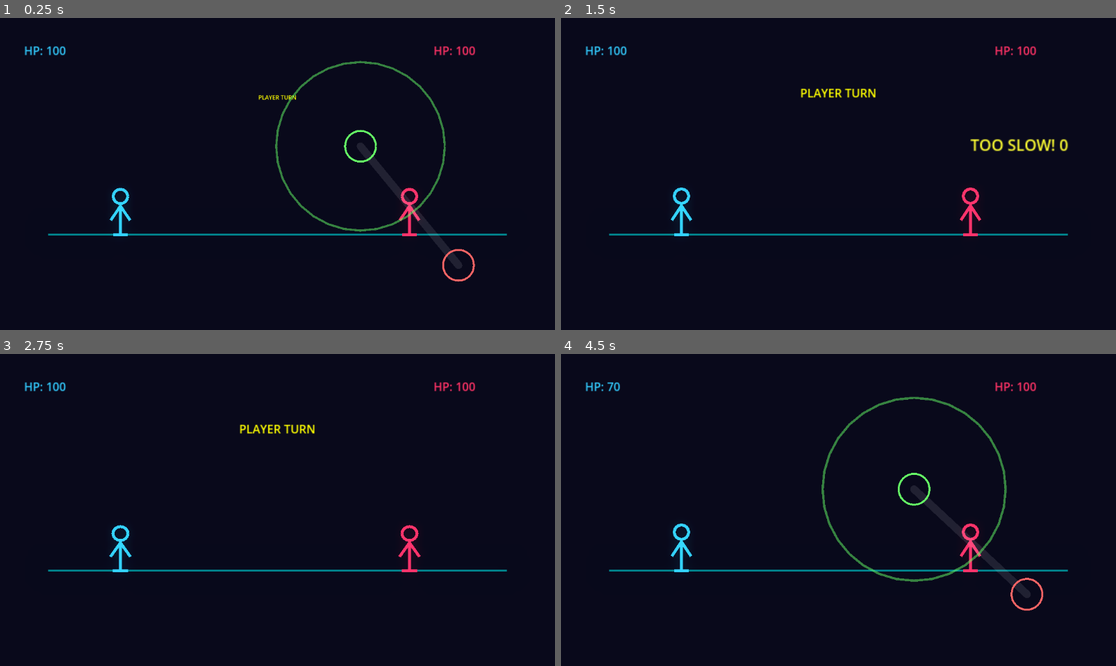
Above: before the commit, frames 1-4 (two rows, left to right).
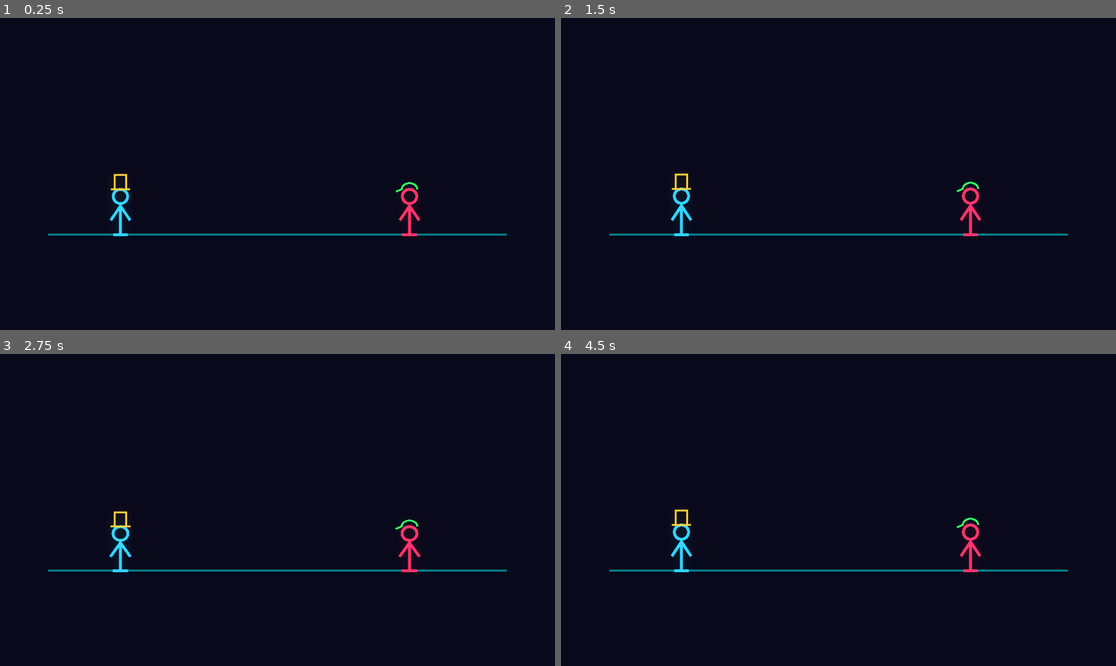
Above: after the commit, the same moments.

Repository: nativesas/neon-arena
Game: Godot game, scene res://Main.tscn
Same seed, same stepped clock (60 frames per second), same inputs: the game is played once before the commit and once after it.
Inputs (mouse positions are in pixels of both pictures, inside the frame that each line leads up to):
- Up to frame 1 (0.25 s): no input
- Up to frame 2 (1.5 s): move the mouse to (960, 158) at 0.52 s; click (960, 158) at 0.67 s; drag from (727, 189) to (810, 236) at 1.27 s
- Up to frame 3 (2.75 s): move the mouse to (333, 441) at 2.02 s; click (333, 441) at 2.17 s
- Up to frame 4 (4.5 s): drag from (810, 572) to (672, 463) at 2.77 s; move the mouse to (1005, 556) at 3.52 s; click (1005, 556) at 3.67 s; drag from (672, 463) to (755, 432) at 4.27 s

The runs differ from the first frame. In frame 1, 1.5% of the frame differs, in the area x 4-86%, y 8-85%; in frame 2, 1.0%; in frame 3, 0.6%; in frame 4, 1.6%, in the area x 4-87%, y 8-83%.
Error after the commit: Invalid assignment of property or key 'text' with value of type 'String' on a base object of type 'Nil'. (res://Main.gd:334)

Commit message:
Add neon hats to characters

Diff:
--- a/Main.gd
+++ b/Main.gd
@@ -71,6 +71,7 @@
 	player_node = _create_stick_figure(Color(0.2, 0.8, 1.0), true)
 	player_node.position = Vector2(250, 450)
 	add_child(player_node)
+	_add_hat(player_node, "TopHat", Color(1.0, 0.8, 0.2)) # Gold Top Hat
 	_animate_idle(player_node)
 
 	# Enemy Stick Figure
@@ -78,81 +79,51 @@
 	enemy_node.position = Vector2(850, 450)
 	enemy_node.scale.x = -1 # Face left
 	add_child(enemy_node)
+	_add_hat(enemy_node, "Cap", Color(0.2, 1.0, 0.4)) # Green Cap
 	_animate_idle(enemy_node)
 
 	# UI Layer
 	ui_layer = CanvasLayer.new()
 	add_child(ui_layer)
-
-	# Font settings (Basic Label for now, but scaled)
-	hp_label_player = Label.new()
-	hp_label_player.position = Vector2(50, 50)
-	hp_label_player.modulate = Color(0.2, 0.8, 1.0)
-	hp_label_player.text = "PLAYER"
-	hp_label_player.scale = Vector2(1.5, 1.5)
-	ui_layer.add_child(hp_label_player)
-
-	hp_label_enemy = Label.new()
-	hp_label_enemy.position = Vector2(900, 50)
-	hp_label_enemy.modulate = Color(1.0, 0.2, 0.4)
-	hp_label_enemy.text = "ENEMY"
-	hp_label_enemy.scale = Vector2(1.5, 1.5)
-	ui_layer.add_child(hp_label_enemy)
-
-	status_label = Label.new()
-	status_label.position = Vector2(0, 150)
-	status_label.size = Vector2(1152, 50)
-	status_label.horizontal_alignment = HORIZONTAL_ALIGNMENT_CENTER
-	status_label.modulate = Color(1.0, 1.0, 0.0)
-	status_label.text = "READY?"
-	status_label.scale = Vector2(1.5, 1.5)
-	status_label.pivot_offset = Vector2(576, 25) # Serviceable center
-	ui_layer.add_child(status_label)
-
-	# Swipe Overlay
-	swipe_container = Control.new()
-	ui_layer.add_child(swipe_container)
-
-	# Connect Line
-	swipe_line = Line2D.new()
-	swipe_line.width = 16.0
-	swipe_line.default_color = Color(1, 1, 1, 0.1)
-	swipe_line.begin_cap_mode = Line2D.LINE_CAP_ROUND
-	swipe_line.end_cap_mode = Line2D.LINE_CAP_ROUND
-	swipe_container.add_child(swipe_line)
-
-	# Drag Trail
-	drag_line = Line2D.new()
-	drag_line.width = 8.0
-	drag_line.default_color = Color(1, 1, 0, 1) # Yellow
-	drag_line.begin_cap_mode = Line2D.LINE_CAP_ROUND
-	drag_line.end_cap_mode = Line2D.LINE_CAP_ROUND
-	swipe_container.add_child(drag_line)
-
-	# Start Circle (Outer)
-	start_circle = Line2D.new() # Using Line2D circle
-	_create_circle_points(start_circle, 32, 32)
-	start_circle.default_color = Color(0.4, 1.0, 0.4) # Green
-	start_circle.width = 4
-	swipe_container.add_child(start_circle)
-
-	# Approach Circle
-	approach_circle = Line2D.new()
-	_create_circle_points(approach_circle, 80, 32)
-	approach_circle.default_color = Color(0.4, 1.0, 0.4, 0.5)
-	approach_circle.width = 2
-	swipe_container.add_child(approach_circle)
-
-	# End Circle
-	end_circle = Line2D.new()
-	_create_circle_points(end_circle, 32, 32)
-	end_circle.default_color = Color(1.0, 0.4, 0.4) # Red
-	end_circle.width = 4
-	swipe_container.add_child(end_circle)
-
-	swipe_container.visible = false
+# ... (rest of _setup_visuals) ...
 
 # --- Visual Helpers ---
+
+func _add_hat(parent_node, type, color):
+	# Head is the second child (index 1) based on _create_stick_figure
+	var head = parent_node.get_child(1)
+
+	var hat = Node2D.new()
+	# Hat sits on top of head (radius ~15)
+	hat.position = Vector2(0, -15)
+	head.add_child(hat)
+
+	if type == "TopHat":
+		var line = Line2D.new()
+		line.default_color = color
+		line.width = 4
+		# Brim
+		line.add_point(Vector2(-20, 0))
+		line.add_point(Vector2(20, 0))
+		# Top
+		line.add_point(Vector2(12, 0))
+		line.add_point(Vector2(12, -30))
+		line.add_point(Vector2(-12, -30))
+		line.add_point(Vector2(-12, 0))
+		hat.add_child(line)
+
+	elif type == "Cap":
+		var line = Line2D.new()
+		line.default_color = color
+		line.width = 4
+		# Dome
+		for i in range(16):
+			var angle = PI + (i * PI / 15.0) # Semicircle
+			line.add_point(Vector2(cos(angle), sin(angle)*0.8) * 16)
+		# Bill
+		line.add_point(Vector2(16, 0))
+		line.add_point(Vector2(28, 5))
+		hat.add_child(line)
 
 func _create_stick_figure(color, is_player):
 	var node = Node2D.new()
